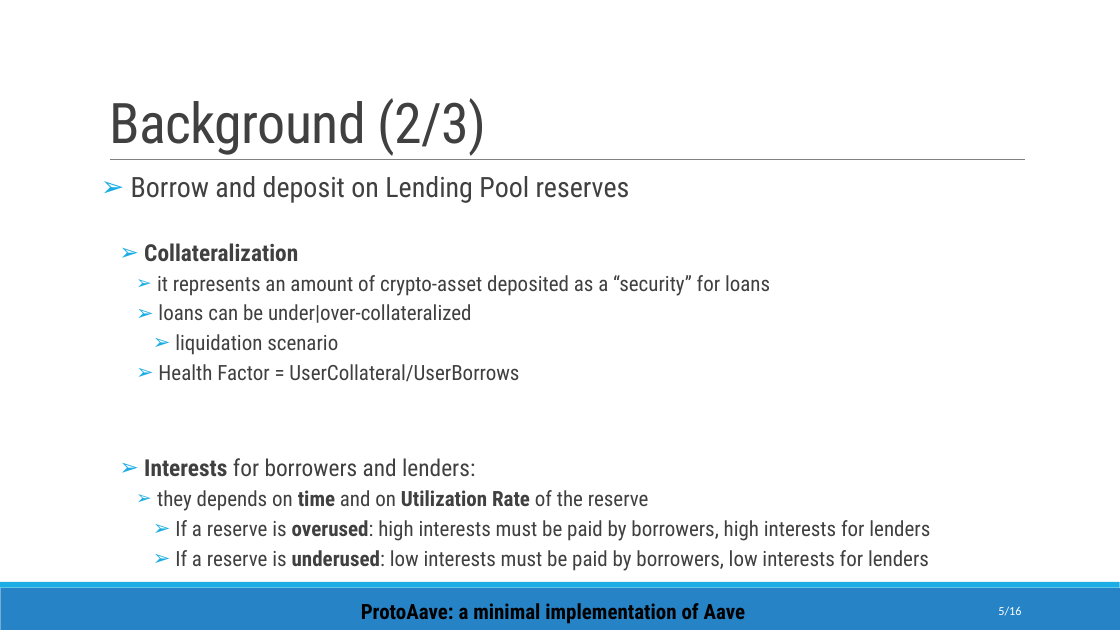
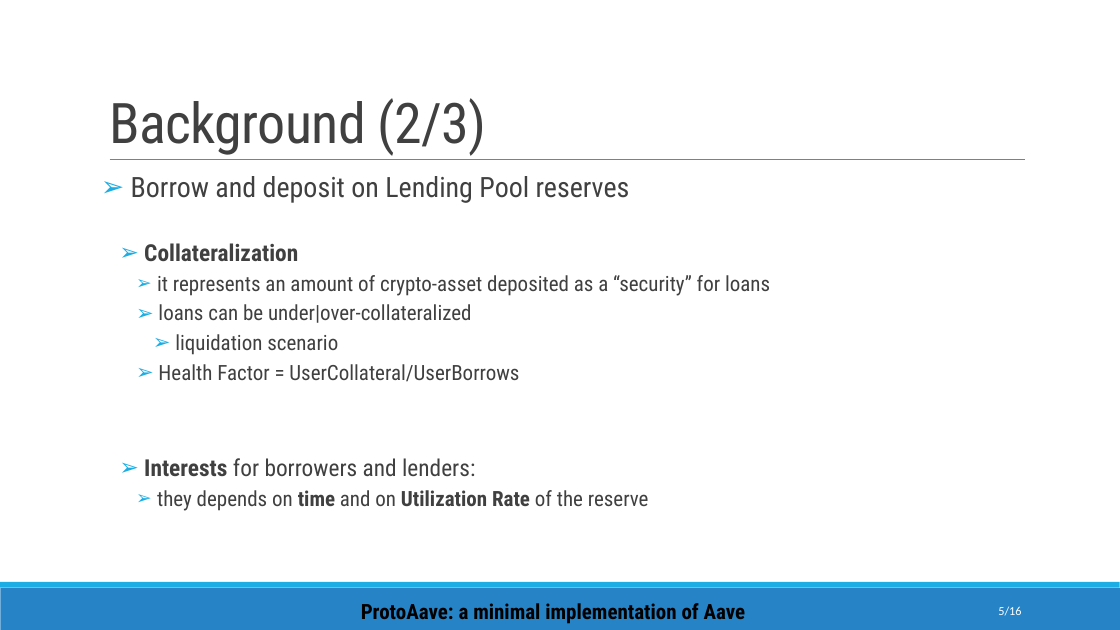
Before and after one commit to enricopiseddu/lendingPool, a slide deck: slide 5 of presentation.pptx. Drawn at 1120x630 pixels with LibreOffice and Linux fonts; fonts in the diff are those of the drawing. Boxes give left, top, right and bottom in pixels: in the first picture for what was removed or moved away, otherwise in the second. Text is boxed around its words. In the diff, an @@ line names an element or a change of style, - is before the commit and + after.

```diff
--- a/presentation.pptx
+++ b/presentation.pptx
@@ text at [175,520,930,571]: paragraphs removed @@
-      ➢ If a reserve is overused: high interests must be paid by borrowers, high interests for lenders
-      ➢ If a reserve is underused: low interests must be paid by borrowers, low interests for lenders
```
Also in this commit, not shown: 1 other slide changed.
